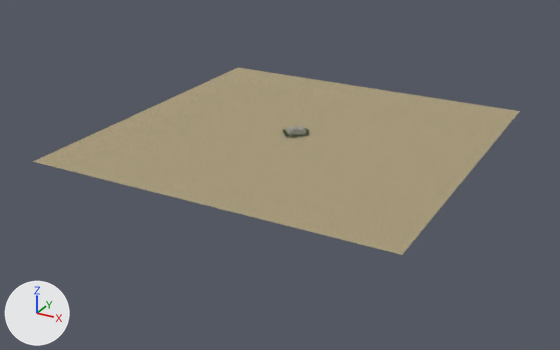
Two versions of the Blender file assets/blender/a14-18-19.blend, one commit apart.
Camera for both pictures: a 50 mm camera at (1432.0, -1560.0, 768.0) aimed at (497.0, 141.0, -83.0). Arrows for +X, +Y and +Z are at lower left; the lights stay in place. The first picture is the older version.

Objects in the first picture: 'a14-18-19_Building_Facades', 'a14-18-19_Rooftops', 'a14-18-19_Windows_And_Balconies', 'a14-18-19_preview_trees', 'ground'.
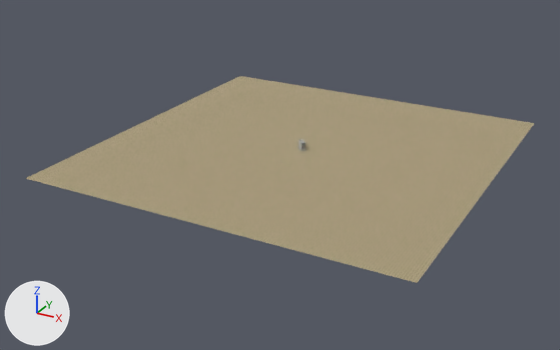
Patch to the scene script:
```diff
--- a/assets/blender/a14-18-19.blend.py
+++ b/assets/blender/a14-18-19.blend.py
@@ mat_hero_plaster_white @@
+mat_hero_plaster_white = bpy.data.materials.new('hero_plaster_white')
+# uses the picture img_hero_plaster_white_jpg
+# uses the picture img_hero_plaster_white_n_jpg
+# uses the picture img_hero_plaster_white_r_jpg
@@ mat_hero_acp_copper @@
+mat_hero_acp_copper = bpy.data.materials.new('hero_acp_copper')
+# uses the picture img_hero_acp_copper_jpg
+# uses the picture img_hero_acp_copper_n_jpg
+# uses the picture img_hero_acp_copper_r_jpg
@@ mat_hero_acp_charcoal @@
+mat_hero_acp_charcoal = bpy.data.materials.new('hero_acp_charcoal')
+# uses the picture img_hero_acp_charcoal_jpg
+# uses the picture img_hero_acp_charcoal_n_jpg
+# uses the picture img_hero_acp_charcoal_r_jpg
@@ mat_hero_glass_green @@
+mat_hero_glass_green = bpy.data.materials.new('hero_glass_green')
+# uses the picture img_hero_glass_green_jpg
+# uses the picture img_hero_glass_green_n_jpg
+# uses the picture img_hero_glass_green_r_jpg
@@ mat_hero_acp_grey @@
+mat_hero_acp_grey = bpy.data.materials.new('hero_acp_grey')
+# uses the picture img_hero_acp_grey_jpg
+# uses the picture img_hero_acp_grey_n_jpg
+# uses the picture img_hero_acp_grey_r_jpg
@@ mat_hero_glass_teal @@
+mat_hero_glass_teal = bpy.data.materials.new('hero_glass_teal')
+# uses the picture img_hero_glass_teal_jpg
+# uses the picture img_hero_glass_teal_n_jpg
+# uses the picture img_hero_glass_teal_r_jpg
@@ mat_hero_acp_white @@
+mat_hero_acp_white = bpy.data.materials.new('hero_acp_white')
+# uses the picture img_hero_acp_white_jpg
+# uses the picture img_hero_acp_white_n_jpg
+# uses the picture img_hero_acp_white_r_jpg
@@ me_a14_18_19_building_facades @@
-me_a14_18_19_building_facades.from_pydata(...)  # 1360 vertices, 380 faces; spans x 462.4..521.8, y 216.5..274.7, z 0.0..21.5
-me_a14_18_19_building_facades.materials.append(mat_hero_plaster)
-me_a14_18_19_building_facades.materials.append(mat_hero_plaster_b)
+me_a14_18_19_building_facades.from_pydata(...)  # 1644 vertices, 411 faces; spans x 540.4..569.0, y 143.5..173.1, z 0.0..22.1
+# me_a14_18_19_building_facades part 1: 1644 vertices added at x 540.4..569.0, y 143.5..173.1, z 0.0..22.1
+# me_a14_18_19_building_facades part 2: 1360 vertices removed from x 462.4..521.8, y 216.5..274.7, z 0.0..21.5
+me_a14_18_19_building_facades.materials.append(mat_hero_acp_charcoal)
+me_a14_18_19_building_facades.materials.append(mat_hero_acp_copper)
+me_a14_18_19_building_facades.materials.append(mat_hero_acp_grey)
+me_a14_18_19_building_facades.materials.append(mat_hero_acp_white)
+me_a14_18_19_building_facades.materials.append(mat_hero_dark)  # dark grey #4b4f53
+me_a14_18_19_building_facades.materials.append(mat_hero_glass_green)
+me_a14_18_19_building_facades.materials.append(mat_hero_glass_teal)
+me_a14_18_19_building_facades.materials.append(mat_hero_plaster_white)
@@ me_a14_18_19_rooftops @@
-me_a14_18_19_rooftops.from_pydata(...)  # 1140 vertices, 262 faces; spans x 462.6..521.6, y 216.7..274.4, z 12.3..23.5
+me_a14_18_19_rooftops.from_pydata(...)  # 222 vertices, 50 faces; spans x 540.4..568.5, y 144.0..173.1, z 18.7..21.5
+# me_a14_18_19_rooftops part 3: 260 loose pieces with 1108 vertices, spanning x 462.6..521.6, y 216.7..274.4, z 12.3..23.5, are deleted
+# other edits to the shape of me_a14_18_19_rooftops do not show in these pictures
 me_a14_18_19_rooftops.materials.append(mat_hero_concrete)
-me_a14_18_19_rooftops.materials.append(mat_hero_dark)  # dark grey #4b4f53
-me_a14_18_19_rooftops.materials.append(mat_hero_hvac)  # light grey #dddfe0
-me_a14_18_19_rooftops.materials.append(mat_hero_plaster)
-me_a14_18_19_rooftops.materials.append(mat_hero_plaster_b)
 me_a14_18_19_rooftops.materials.append(mat_hero_roof)
 me_a14_18_19_rooftops.materials.append(mat_tank)
+me_a14_18_19_rooftops.materials.append(mat_hero_plaster_white)
@@ me_ground @@
-me_ground.from_pydata(...)  # 4 vertices, 1 face; spans x -8.0..992.0, y -254.0..746.0, z 0.0
+me_ground.from_pydata(...)  # 4 vertices, 1 face; spans x 54.0..1054.0, y -341.0..659.0, z 0.0
+# me_ground part 4: the whole mesh is moved by (62.0, -87.0, 0.0)
 me_ground.materials.append(mat_ground_noida)
@@ ob_a14_18_19_windows_and_balconies @@
-ob_a14_18_19_windows_and_balconies = bpy.data.objects.new('a14-18-19_Windows_And_Balconies', me_a14_18_19_windows_and_balconies)
@@ ob_a14_18_19_preview_trees @@
-ob_a14_18_19_preview_trees = bpy.data.objects.new('a14-18-19_preview_trees', me_a14_18_19_preview_trees)
```

What differs and where, as boxes [x1, y1, x2, y2] in the pictures (560 x 350 px):
'ground', mesh moved
    before: [33, 68, 520, 255]
    after: [26, 76, 534, 283]
'a14-18-19_preview_trees', deleted
    before: [282, 129, 310, 137]
'a14-18-19_Windows_And_Balconies', deleted
    before: [287, 130, 306, 135]
part 1 of me_a14_18_19_building_facades, added
    after: [299, 141, 306, 150]
part 2 of me_a14_18_19_building_facades, deleted
    before: [287, 127, 305, 136]
part 3 of me_a14_18_19_rooftops, deleted
    before: [287, 126, 306, 133]
